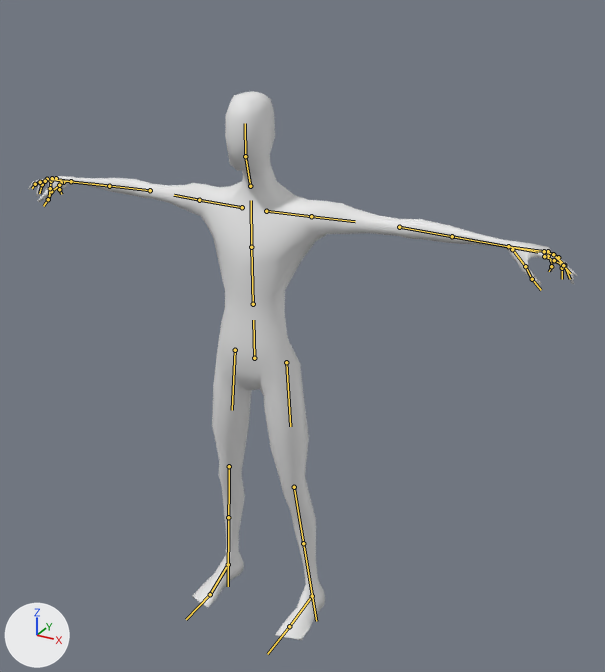
Renders of the FBX model Pulse of Fear/Assets/Level/Characters/Characters/Char_22/train_extra_22.fbx from each side of a commit.
Rendered twice from a 50 mm lens placed at (1.26, -1.985, 2.052), pointed at (0.129, 0.07, 1.024). Every picture has the same lights, and +X, +Y and +Z are marked at lower left. The bones that bend it are drawn over the model as lines.

The first picture shows 'base'.
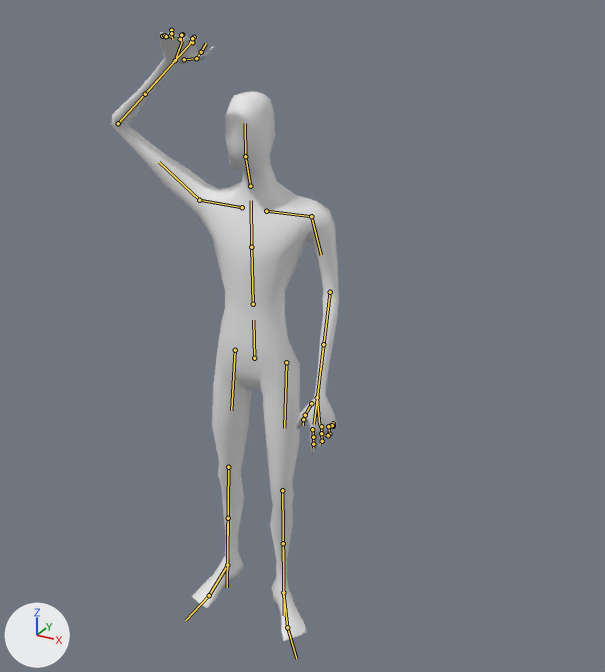
The newer file adds an action. The first version stands in its rest pose; the second is drawn at frame 2 of the action 'root|rig.001'.

What differs and where, as boxes [x1, y1, x2, y2] in the pictures (605 x 672 px):
'base', posed (58% narrower, 11% taller): before [28, 91, 578, 640]; after [111, 30, 339, 641]
bone 'thigh_stretch.l', root to tip: before (286, 362) to (290, 426); after (286, 362) to (284, 428)
bone 'leg_stretch.l', root to tip: before (294, 487) to (308, 570); after (282, 490) to (283, 568)
bone 'foot.l', root to tip: before (312, 596) to (289, 626); after (283, 592) to (287, 627)
bone 'thigh_twist.l', root to tip: before (286, 362) to (290, 426); after (286, 362) to (284, 428)
bone 'arm_stretch.r', root to tip: before (199, 200) to (174, 195); after (199, 200) to (159, 162)
bone 'forearm_stretch.r', root to tip: before (150, 190) to (90, 183); after (118, 123) to (159, 78)
bone 'hand.r', root to tip: before (71, 181) to (52, 178); after (175, 60) to (182, 41)
bone 'c_thumb1.r', root to tip: before (63, 182) to (51, 191); after (184, 59) to (196, 58)
bone 'c_thumb2.r', root to tip: before (51, 191) to (48, 199); after (196, 58) to (201, 52)
bone 'c_pinky1.r', root to tip: before (61, 182) to (59, 185); after (162, 36) to (164, 35)
bone 'c_ring2.r', root to tip: before (51, 181) to (50, 188); after (171, 30) to (171, 33)
bone 'c_middle2.r', root to tip: before (47, 179) to (42, 184); after (182, 34) to (181, 35)
bone 'c_index2.r', root to tip: before (40, 182) to (35, 184); after (194, 37) to (192, 38)
bone 'forearm_twist.r', root to tip: before (109, 186) to (52, 179); after (145, 94) to (191, 42)
bone 'arm_twist.r', root to tip: before (199, 200) to (174, 195); after (199, 200) to (159, 162)
bone 'arm_stretch.l', root to tip: before (311, 216) to (355, 221); after (311, 216) to (321, 255)
bone 'forearm_stretch.l', root to tip: before (399, 227) to (479, 241); after (330, 292) to (320, 371)
bone 'hand.l', root to tip: before (508, 246) to (541, 251); after (317, 397) to (319, 425)
bone 'arm_twist.l', root to tip: before (311, 216) to (355, 221); after (311, 216) to (321, 255)

The edits, one by one:
Bone 'thigh_stretch.l' (bone_thigh_stretch_l) turns from (0, 0, 0) to (-2, -36, -4) degrees about its own x, y and z.
Bone 'leg_stretch.l' (bone_leg_stretch_l) turns from (0, 0, 0) to (0, 0, 6) degrees about its own x, y and z.
Bone 'foot.l' (bone_foot_l) turns from (0, 0, 0) to (1, 4, 6) degrees about its own x, y and z.
Bone 'thigh_twist.l' (bone_thigh_twist_l) turns from (0, 0, 0) to (0, 36, 0) degrees about its own x, y and z.
Bone 'arm_stretch.r' (bone_arm_stretch_r) turns from (0, 0, 0) to (41, 18, 50) degrees about its own x, y and z.
Bone 'arm_stretch.r' (bone_arm_stretch_r) is rescaled from (1.0, 1.0, 1.0) to (1.0, 1.33, 1.0).
Bone 'forearm_stretch.r' (bone_forearm_stretch_r) turns from (0, 0, 0) to (46, -47, 43) degrees about its own x, y and z.
Bone 'forearm_stretch.r' (bone_forearm_stretch_r) is rescaled from (1.0, 1.0, 1.0) to (0.88, 1.17, 0.9).
Bone 'hand.r' (bone_hand_r) turns from (0, 0, 0) to (-100, 73, -91) degrees about its own x, y and z.
Bone 'hand.r' (bone_hand_r) is rescaled from (1.0, 1.0, 1.0) to (0.99, 0.86, 0.49).
Bone 'c_thumb1.r' (bone_c_thumb1_r) is rescaled from (1.0, 1.0, 1.0) to (1.38, 1.18, 0.49).
Bone 'c_thumb2.r' (bone_c_thumb2_r) turns from (0, 0, 0) to (-22, -16, -40) degrees about its own x, y and z.
Bone 'c_pinky1.r' (bone_c_pinky1_r) turns from (0, 0, 0) to (0, 7, 11) degrees about its own x, y and z.
Bone 'c_pinky1.r' (bone_c_pinky1_r) is rescaled from (1.0, 1.0, 1.0) to (1.01, 1.28, 0.61).
Bone 'c_ring2.r' (bone_c_ring2_r) turns from (0, 0, 0) to (-24, 0, 0) degrees about its own x, y and z.
Bone 'c_middle2.r' (bone_c_middle2_r) turns from (0, 0, 0) to (-28, 1, -2) degrees about its own x, y and z.
Bone 'c_index2.r' (bone_c_index2_r) turns from (0, 0, 0) to (-55, -2, -6) degrees about its own x, y and z.
Bone 'forearm_twist.r' (bone_forearm_twist_r) turns from (0, 0, 0) to (0, 92, 0) degrees about its own x, y and z.
Bone 'arm_twist.r' (bone_arm_twist_r) turns from (0, 0, 0) to (0, -22, 0) degrees about its own x, y and z.
Bone 'arm_stretch.l' (bone_arm_stretch_l) turns from (0, 0, 0) to (-97, 24, -49) degrees about its own x, y and z.
Bone 'arm_stretch.l' (bone_arm_stretch_l) is rescaled from (1.0, 1.0, 1.0) to (1.0, 1.02, 1.0).
Bone 'forearm_stretch.l' (bone_forearm_stretch_l) turns from (0, 0, 0) to (18, 6, -13) degrees about its own x, y and z.
Bone 'hand.l' (bone_hand_l) turns from (0, 0, 0) to (-4, 9, 8) degrees about its own x, y and z.
Bone 'hand.l' (bone_hand_l) is rescaled from (1.0, 1.0, 1.0) to (1.0, 0.99, 1.0).
Bone 'arm_twist.l' (bone_arm_twist_l) turns from (0, 0, 0) to (0, -57, 0) degrees about its own x, y and z.
